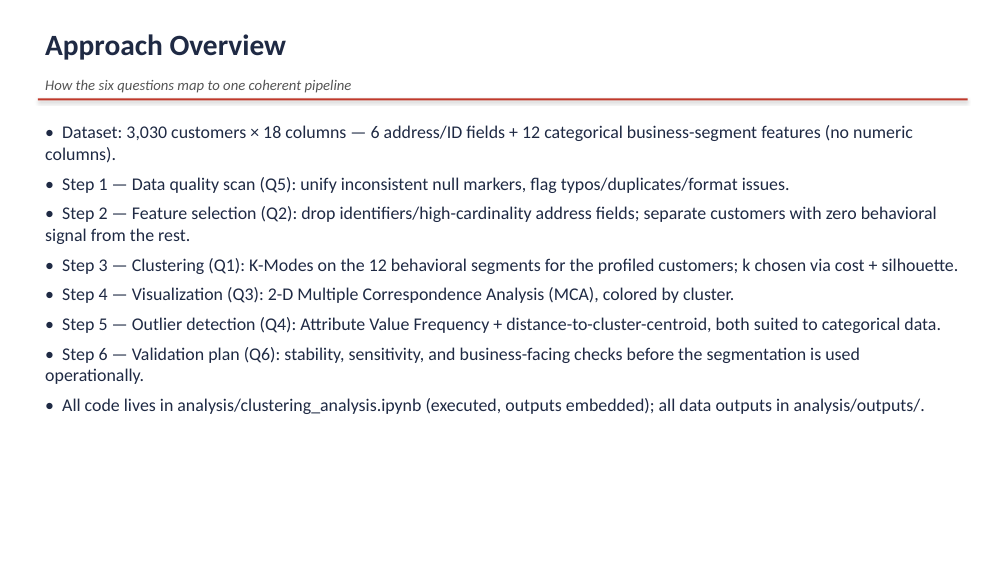
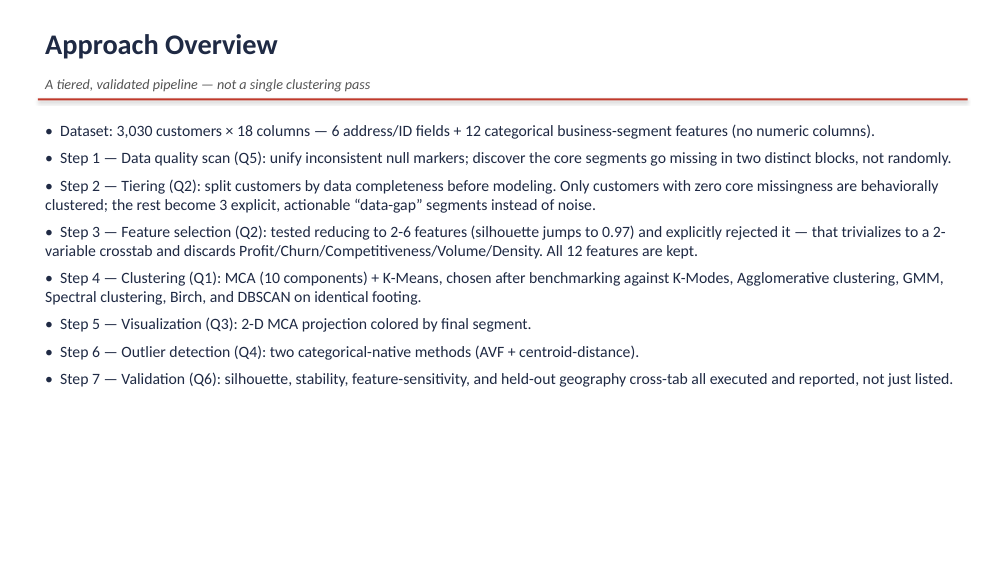
Before and after one commit to chirayum64/assignment, a slide deck: slide 2 of Venture_Creed_Case_Study_Answers.pptx. Drawn at 1008x567 pixels with LibreOffice and Linux fonts; fonts in the diff are those of the drawing. Boxes give left, top, right and bottom in pixels: in the first picture for what was removed or moved away, otherwise in the second. Text is boxed around its words. In the diff, an @@ line names an element or a change of style, - is before the commit and + after.

```diff
--- a/Venture_Creed_Case_Study_Answers.pptx
+++ b/Venture_Creed_Case_Study_Answers.pptx
@@ text "Approach Overview" at bbox=[45, 34, 278, 59]: size 28 to 27 pt @@
@@ text at bbox=[45, 79, 370, 92]: text changed; size 14 to 13.5 pt @@
-How the six questions map to one coherent pipeline
+A tiered, validated pipeline — not a single clustering pass
@@ text at bbox=[60, 124, 875, 139]: size 17 to 15 pt in "• Dataset: 3,030 customers × 18 columns ..." @@
@@ text at bbox=[45, 151, 953, 387]: text changed; size 17 to 15 pt @@
-• Step 1 — Data quality scan (Q5): unify inconsistent null markers, flag typos/duplicates/format issues.
-• Step 2 — Feature selection (Q2): drop identifiers/high-cardinality address fields; separate customers with zero behavioral signal from the rest.
-• Step 3 — Clustering (Q1): K-Modes on the 12 behavioral segments for the profiled customers; k chosen via cost + silhouette.
-• Step 4 — Visualization (Q3): 2-D Multiple Correspondence Analysis (MCA), colored by cluster.
-• Step 5 — Outlier detection (Q4): Attribute Value Frequency + distance-to-cluster-centroid, both suited to categorical data.
-• Step 6 — Validation plan (Q6): stability, sensitivity, and business-facing checks before the segmentation is used operationally.
-• All code lives in analysis/clustering_analysis.ipynb (executed, outputs embedded); all data outputs in analysis/outputs/.
+• Step 1 — Data quality scan (Q5): unify inconsistent null markers; discover the core segments go missing in two distinct blocks, not randomly.
+• Step 2 — Tiering (Q2): split customers by data completeness before modeling. Only customers with zero core missingness are behaviorally clustered; the rest become 3 explicit, actionable “data-gap” segments instead of noise.
+• Step 3 — Feature selection (Q2): tested reducing to 2-6 features (silhouette jumps to 0.97) and explicitly rejected it — that trivializes to a 2-variable crosstab and discards Profit/Churn/Competitiveness/Volume/Density. All 12 features are kept.
+• Step 4 — Clustering (Q1): MCA (10 components) + K-Means, chosen after benchmarking against K-Modes, Agglomerative clustering, GMM, Spectral clustering, Birch, and DBSCAN on identical footing.
+• Step 5 — Visualization (Q3): 2-D MCA projection colored by final segment.
+• Step 6 — Outlier detection (Q4): two categorical-native methods (AVF + centroid-distance).
+• Step 7 — Validation (Q6): silhouette, stability, feature-sensitivity, and held-out geography cross-tab all executed and reported, not just listed.
```
Also in this commit, not shown: 6 other slides changed, 5 slides added, 3 slides removed, 4 other files.
